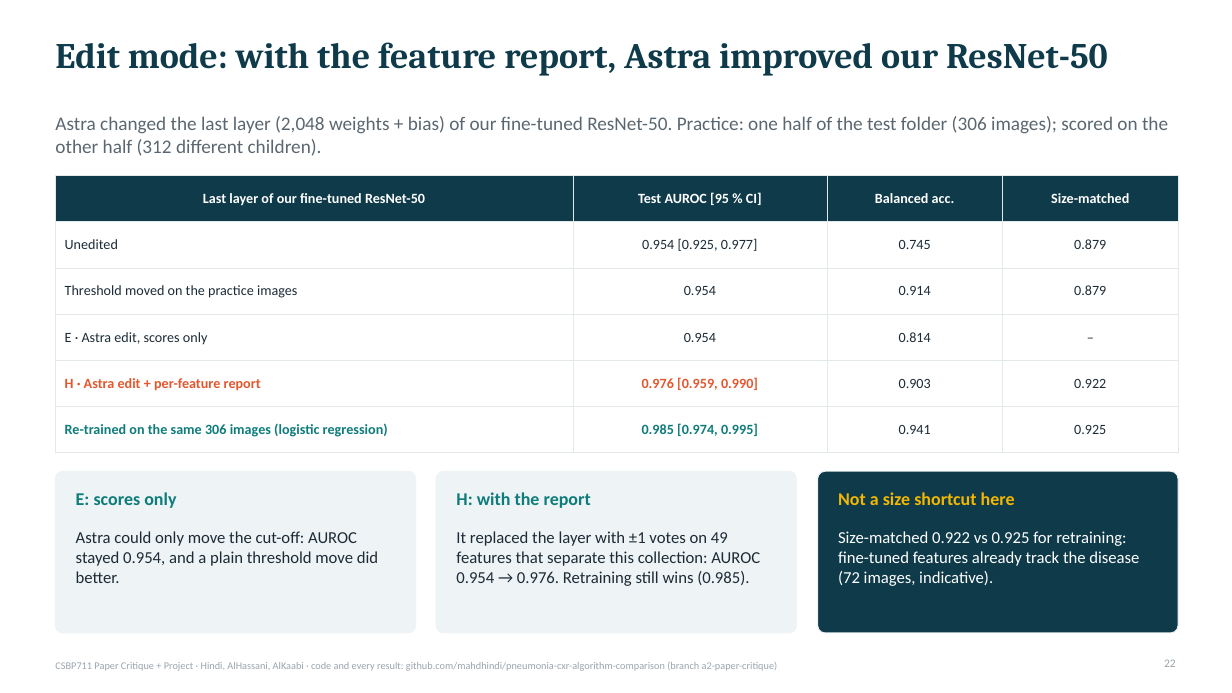
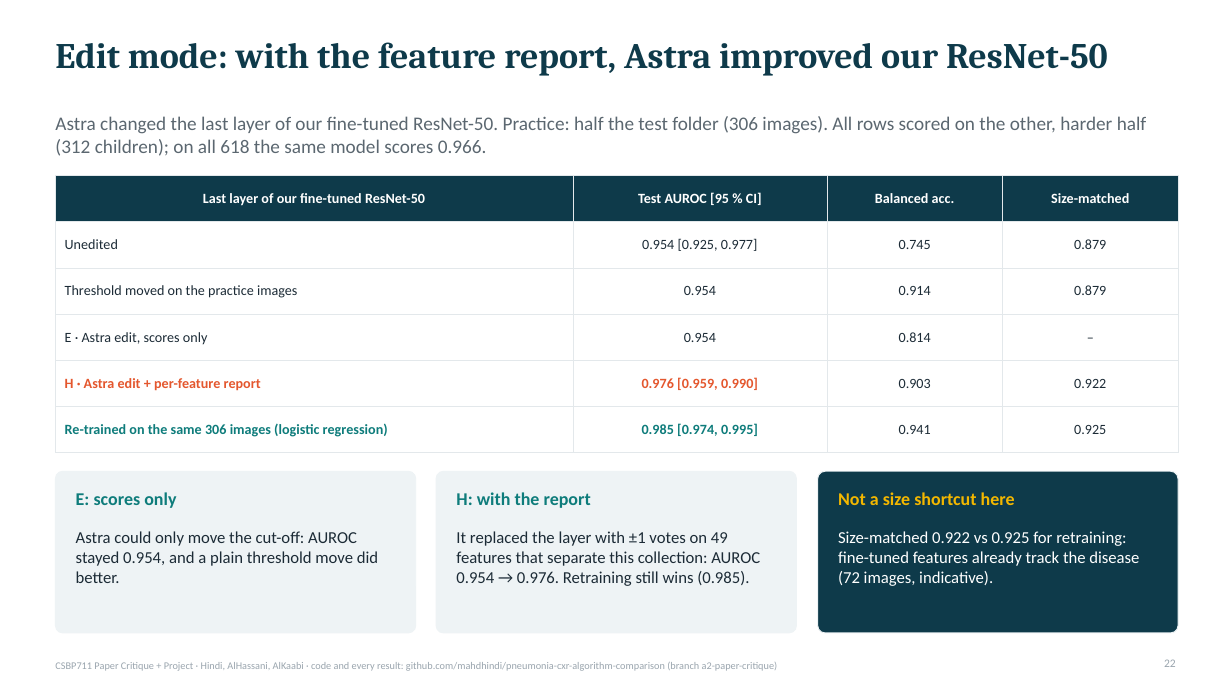
Before and after one commit to mahdhindi/pneumonia-cxr-algorithm-comparison, a slide deck: slide 22 of slides/CSBP711_Critique_Project_slides.pptx. Drawn at 1232x693 pixels with LibreOffice and Linux fonts; fonts in the diff are those of the drawing. Boxes give left, top, right and bottom in pixels: in the first picture for what was removed or moved away, otherwise in the second. Text is boxed around its words. In the diff, an @@ line names an element or a change of style, - is before the commit and + after.

```diff
--- a/slides/CSBP711_Critique_Project_slides.pptx
+++ b/slides/CSBP711_Critique_Project_slides.pptx
@@ text at box(55, 116, 1147, 156): text changed @@
-Astra changed the last layer (2,048 weights + bias) of our fine-tuned ResNet-50. Practice: one half of the test folder (306 images); scored on the other half (312 different children).
+Astra changed the last layer of our fine-tuned ResNet-50. Practice: half the test folder (306 images). All rows scored on the other, harder half (312 children); on all 618 the same model scores 0.966.
```
Also in this commit, not shown: 4 other files.
